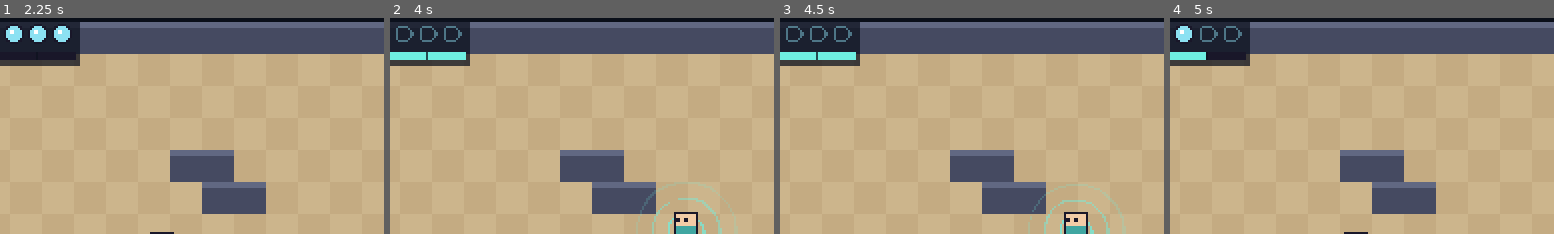
Above: before the commit, frames 1-4 (left to right).
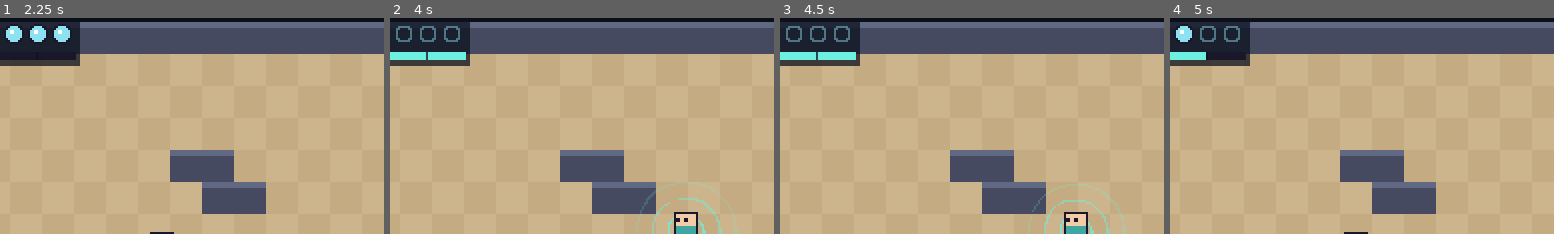
Above: after the commit, the same moments.

Repository: ashciraulo/Leviathan
Game: Godot game, scene res://tests/smoke_test.tscn
Two runs of this game, one before a commit and one after it. Both use one fixed random seed, a clock stepped at 60 frames per second and the inputs below. This scene is started directly instead of the project's main scene.
Inputs:
- Up to frame 1 (2.25 s): hold D (move_right) 0.53-1.28 s; tap J (attack) at 0.6 s; hold S (move_down) 1.28-2.03 s; tap H (hum) at 1.35 s; hold D (move_right) from 2.03 s (still down); tap K (interact) at 2.1 s
- Up to frame 2 (4 s): release D (move_right) at 2.78 s; hold W (move_up) 2.78-3.53 s; tap U (item_1) at 2.85 s; hold A (move_left) from 3.53 s (still down); tap I (item_2) at 3.6 s
- Up to frame 3 (4.5 s): keep holding A (move_left); tap J (attack) at 4.35 s
- Up to frame 4 (5 s): keep holding A (move_left)
The pictures show only the part of the screen within x 7-57%, y 1-51%; the shares and areas given below are measured in that part.

Frame 1 is identical in both runs. In frame 2, 0.1% of the frame differs, in the area x 2-19%, y 3-12%; in frame 3, 0.1%; in frame 4, less than 0.1%.

Commit message:
HUD: draw empty breath bubbles as full circles
The 16-point arc rasterised as a D shape at this size.

Co-Authored-By: Claude Opus 5.5 <noreply@anthropic.com>
Claude-Session: https://claude.ai/code/session_01UYEn5UPccDyrfNhgn9YYhF

Diff:
--- a/scripts/ui/hud.gd
+++ b/scripts/ui/hud.gd
@@ -58,7 +58,7 @@
 			_gauge.draw_circle(center, 4.0, Palette.BUBBLE)
 			_gauge.draw_rect(Rect2(center + Vector2(-2, -2), Vector2(2, 2)), Palette.FLASH)
 		else:
-			_gauge.draw_arc(center, 4.0, 0.0, TAU, 16, Palette.BUBBLE_EMPTY, 1.0)
+			_gauge.draw_circle(center, 4.0, Palette.BUBBLE_EMPTY, false, 1.0)
 	# Resonance meter, marked in thirds: each third is one Hum.
 	var bar := Rect2(5, 19, count * BUBBLE_SPACING, 4)
 	_gauge.draw_rect(bar, Palette.OUTLINE)
